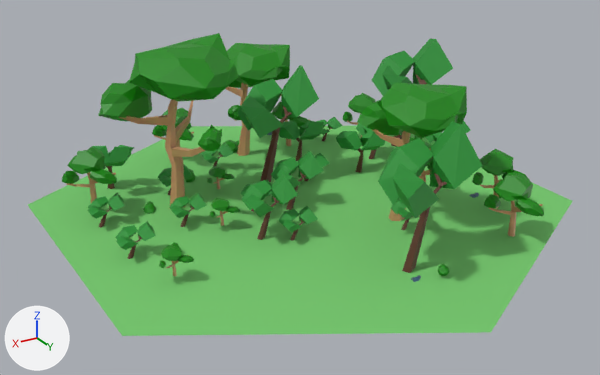
Renders of the FBX model Assets/Prefabs/PrefabsTiles/Hexagone ressource bois.fbx from each side of a commit.
One viewpoint serves both versions: a 50 mm lens placed at (14.38, 23.86, 12.66), pointed at (0.39, 0.55, 1.0). Lighting does not change. The marker at lower left points along +X, +Y and +Z. Vertices at the same position are counted once.

The scene before the commit, as lines of its bpy script (objects in view):
```python
ob_cylinder = bpy.data.objects.new('Cylinder', me_cylinder_001)
ob_cylinder.location = (0.0, 0.0, 0.0)
```
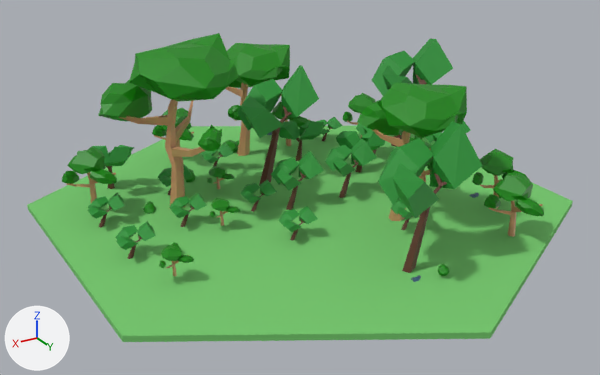
The newer file is also turned or shifted as a whole; pictures and numbers use the older file's frame.

Edits to the scene script, one JSON object a line:
```json
{"block": "me_cylinder_001", "where": "# used by ob_cylinder; location = (0.0, 0.0, 0.0)"}
{"op": "remove", "block": "me_cylinder_001", "code": "me_cylinder_001.from_pydata(...)  # 4511 vertices, 5599 faces; spans x -9.4..8.7, y -10.0..10.0, z -0.1..6.1"}
{"op": "add", "block": "me_cylinder_001", "code": "me_cylinder_001.from_pydata(...)  # 4493 vertices, 5602 faces; spans x -9.4..8.7, y -10.0..10.0, z -0.1..6.1"}
{"block": "me_cylinder_001", "change": "me_cylinder_001 part 1: the loose piece of 8 vertices spanning x 1.3..2.2, y 1.2..2.3, z 1.2..2.2 is moved by (-4.2, -1.5, 0.0)"}
{"block": "me_cylinder_001", "change": "me_cylinder_001 part 2: the loose piece of 8 vertices spanning x 2.0..3.0, y 0.8..1.8, z 1.1..1.8 is moved by (-4.2, -1.5, 0.0)"}
{"block": "me_cylinder_001", "change": "me_cylinder_001 part 3: the loose piece of 8 vertices spanning x 2.3..3.3, y 1.7..2.5, z 1.2..1.8 is moved by (-4.2, -1.5, 0.0)"}
{"block": "me_cylinder_001", "change": "me_cylinder_001 part 4: the loose piece of 47 vertices spanning x 1.7..3.0, y 1.2..2.2, z 0.1..1.6 is moved by (-4.2, -1.5, 0.0)"}
{"block": "me_cylinder_001", "change": "me_cylinder_001 part 5: the loose piece of 6 vertices spanning x -2.0..-1.7, y -2.1..-1.2, z 0.6..1.1 is deleted"}
{"block": "me_cylinder_001", "change": "me_cylinder_001 part 6: 6 vertices added at x -8.7..8.7, y -10.0..10.0, z -0.1"}
{"op": "remove", "block": "me_cylinder_001", "code": "me_cylinder_001.materials.append(mat_leaves_003)  # green #259233"}
{"op": "remove", "block": "me_cylinder_001", "code": "me_cylinder_001.materials.append(mat_bark_004)  # brown #603728"}
```

Location of each change, [x1, y1, x2, y2] in pixels of the pictures (600 x 375 px; the box of a moved part takes in the faces that stretch with it):
```json
{"object": "Cylinder", "change": "reshaped", "before": [28, 33, 572, 336], "after": [27, 33, 573, 342]}
{"part": 1, "of": "me_cylinder_001", "change": "moved or reshaped", "before": [272, 173, 298, 204], "after": [351, 138, 376, 166]}
{"part": 2, "of": "me_cylinder_001", "change": "moved or reshaped", "before": [242, 180, 272, 210], "after": [325, 145, 352, 171]}
{"part": 3, "of": "me_cylinder_001", "change": "moved or reshaped", "before": [247, 193, 275, 217], "after": [333, 155, 356, 177]}
{"part": 4, "of": "me_cylinder_001", "change": "moved or reshaped", "before": [257, 197, 279, 240], "after": [339, 159, 359, 198]}
{"part": 5, "of": "me_cylinder_001", "change": "deleted", "before": [315, 153, 329, 167]}
{"part": 6, "of": "me_cylinder_001", "change": "added", "after": [27, 201, 573, 342], "on screen": "green"}
```
